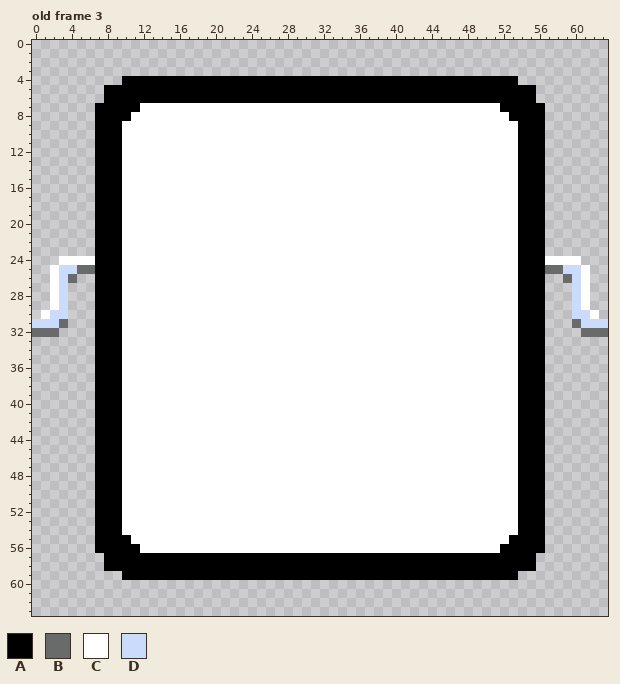
One commit to this pixel-art file: art/characters/spinner.aseprite. The picture above was drawn from the file before the commit.
64x64 pixels, 8 frames. Shown: old frame 3. The commit also changed other frames, which this record leaves out.
Palette (. is transparent): A #000000  B #696a6a  C #ffffff  D #cbdbfc
Pixels before, old frame 3 (only the part around the change), first column x 5:
 3 ...........................................................
 4 .....AAAAAAAAAAAAAAAAAAAAAAAAAAAAAAAAAAAAAAAAAAAA..........
 5 ...AAAAAAAAAAAAAAAAAAAAAAAAAAAAAAAAAAAAAAAAAAAAAAAA........
 6 ...AAAAAAAAAAAAAAAAAAAAAAAAAAAAAAAAAAAAAAAAAAAAAAAA........
 7 ..AAAAACCCCCCCCCCCCCCCCCCCCCCCCCCCCCCCCCCCCCCCCAAAAA.......
 8 ..AAAACCCCCCCCCCCCCCCCCCCCCCCCCCCCCCCCCCCCCCCCCCAAAA.......
 9 ..AAACCCCCCCCCCCCCCCCCCCCCCCCCCCCCCCCCCCCCCCCCCCCAAA.......
10 ..AAACCCCCCCCCCCCCCCCCCCCCCCCCCCCCCCCCCCCCCCCCCCCAAA.......
11 ..AAACCCCCCCCCCCCCCCCCCCCCCCCCCCCCCCCCCCCCCCCCCCCAAA.......
12 ..AAACCCCCCCCCCCCCCCCCCCCCCCCCCCCCCCCCCCCCCCCCCCCAAA.......
13 ..AAACCCCCCCCCCCCCCCCCCCCCCCCCCCCCCCCCCCCCCCCCCCCAAA.......
14 ..AAACCCCCCCCCCCCCCCCCCCCCCCCCCCCCCCCCCCCCCCCCCCCAAA.......
15 ..AAACCCCCCCCCCCCCCCCCCCCCCCCCCCCCCCCCCCCCCCCCCCCAAA.......
16 ..AAACCCCCCCCCCCCCCCCCCCCCCCCCCCCCCCCCCCCCCCCCCCCAAA.......
17 ..AAACCCCCCCCCCCCCCCCCCCCCCCCCCCCCCCCCCCCCCCCCCCCAAA.......
18 ..AAACCCCCCCCCCCCCCCCCCCCCCCCCCCCCCCCCCCCCCCCCCCCAAA.......
19 ..AAACCCCCCCCCCCCCCCCCCCCCCCCCCCCCCCCCCCCCCCCCCCCAAA.......
20 ..AAACCCCCCCCCCCCCCCCCCCCCCCCCCCCCCCCCCCCCCCCCCCCAAA.......
21 ..AAACCCCCCCCCCCCCCCCCCCCCCCCCCCCCCCCCCCCCCCCCCCCAAA.......
22 ..AAACCCCCCCCCCCCCCCCCCCCCCCCCCCCCCCCCCCCCCCCCCCCAAA.......
23 ..AAACCCCCCCCCCCCCCCCCCCCCCCCCCCCCCCCCCCCCCCCCCCCAAA.......
24 CCAAACCCCCCCCCCCCCCCCCCCCCCCCCCCCCCCCCCCCCCCCCCCCAAACCCC...
25 BBAAACCCCCCCCCCCCCCCCCCCCCCCCCCCCCCCCCCCCCCCCCCCCAAABBDDC..
26 ..AAACCCCCCCCCCCCCCCCCCCCCCCCCCCCCCCCCCCCCCCCCCCCAAA..BDC..
27 ..AAACCCCCCCCCCCCCCCCCCCCCCCCCCCCCCCCCCCCCCCCCCCCAAA...DC..
28 ..AAACCCCCCCCCCCCCCCCCCCCCCCCCCCCCCCCCCCCCCCCCCCCAAA...DC..
29 ..AAACCCCCCCCCCCCCCCCCCCCCCCCCCCCCCCCCCCCCCCCCCCCAAA...DC..
30 ..AAACCCCCCCCCCCCCCCCCCCCCCCCCCCCCCCCCCCCCCCCCCCCAAA...DDC.
31 ..AAACCCCCCCCCCCCCCCCCCCCCCCCCCCCCCCCCCCCCCCCCCCCAAA...BDDD
32 ..AAACCCCCCCCCCCCCCCCCCCCCCCCCCCCCCCCCCCCCCCCCCCCAAA....BBB
33 ..AAACCCCCCCCCCCCCCCCCCCCCCCCCCCCCCCCCCCCCCCCCCCCAAA.......
34 ..AAACCCCCCCCCCCCCCCCCCCCCCCCCCCCCCCCCCCCCCCCCCCCAAA.......
35 ..AAACCCCCCCCCCCCCCCCCCCCCCCCCCCCCCCCCCCCCCCCCCCCAAA.......
36 ..AAACCCCCCCCCCCCCCCCCCCCCCCCCCCCCCCCCCCCCCCCCCCCAAA.......
37 ..AAACCCCCCCCCCCCCCCCCCCCCCCCCCCCCCCCCCCCCCCCCCCCAAA.......
38 ..AAACCCCCCCCCCCCCCCCCCCCCCCCCCCCCCCCCCCCCCCCCCCCAAA.......
39 ..AAACCCCCCCCCCCCCCCCCCCCCCCCCCCCCCCCCCCCCCCCCCCCAAA.......
40 ..AAACCCCCCCCCCCCCCCCCCCCCCCCCCCCCCCCCCCCCCCCCCCCAAA.......
41 ..AAACCCCCCCCCCCCCCCCCCCCCCCCCCCCCCCCCCCCCCCCCCCCAAA.......
42 ..AAACCCCCCCCCCCCCCCCCCCCCCCCCCCCCCCCCCCCCCCCCCCCAAA.......
43 ..AAACCCCCCCCCCCCCCCCCCCCCCCCCCCCCCCCCCCCCCCCCCCCAAA.......
44 ..AAACCCCCCCCCCCCCCCCCCCCCCCCCCCCCCCCCCCCCCCCCCCCAAA.......
45 ..AAACCCCCCCCCCCCCCCCCCCCCCCCCCCCCCCCCCCCCCCCCCCCAAA.......
46 ..AAACCCCCCCCCCCCCCCCCCCCCCCCCCCCCCCCCCCCCCCCCCCCAAA.......
47 ..AAACCCCCCCCCCCCCCCCCCCCCCCCCCCCCCCCCCCCCCCCCCCCAAA.......
48 ..AAACCCCCCCCCCCCCCCCCCCCCCCCCCCCCCCCCCCCCCCCCCCCAAA.......
49 ..AAACCCCCCCCCCCCCCCCCCCCCCCCCCCCCCCCCCCCCCCCCCCCAAA.......
50 ..AAACCCCCCCCCCCCCCCCCCCCCCCCCCCCCCCCCCCCCCCCCCCCAAA.......
51 ..AAACCCCCCCCCCCCCCCCCCCCCCCCCCCCCCCCCCCCCCCCCCCCAAA.......
52 ..AAACCCCCCCCCCCCCCCCCCCCCCCCCCCCCCCCCCCCCCCCCCCCAAA.......
53 ..AAACCCCCCCCCCCCCCCCCCCCCCCCCCCCCCCCCCCCCCCCCCCCAAA.......
54 ..AAACCCCCCCCCCCCCCCCCCCCCCCCCCCCCCCCCCCCCCCCCCCCAAA.......
55 ..AAAACCCCCCCCCCCCCCCCCCCCCCCCCCCCCCCCCCCCCCCCCCAAAA.......
56 ..AAAAACCCCCCCCCCCCCCCCCCCCCCCCCCCCCCCCCCCCCCCCAAAAA.......
57 ...AAAAAAAAAAAAAAAAAAAAAAAAAAAAAAAAAAAAAAAAAAAAAAAA........
58 ...AAAAAAAAAAAAAAAAAAAAAAAAAAAAAAAAAAAAAAAAAAAAAAAA........
59 .....AAAAAAAAAAAAAAAAAAAAAAAAAAAAAAAAAAAAAAAAAAAA..........
60 ...........................................................
61 ...........................................................
62 ...........................................................
And afterwards:
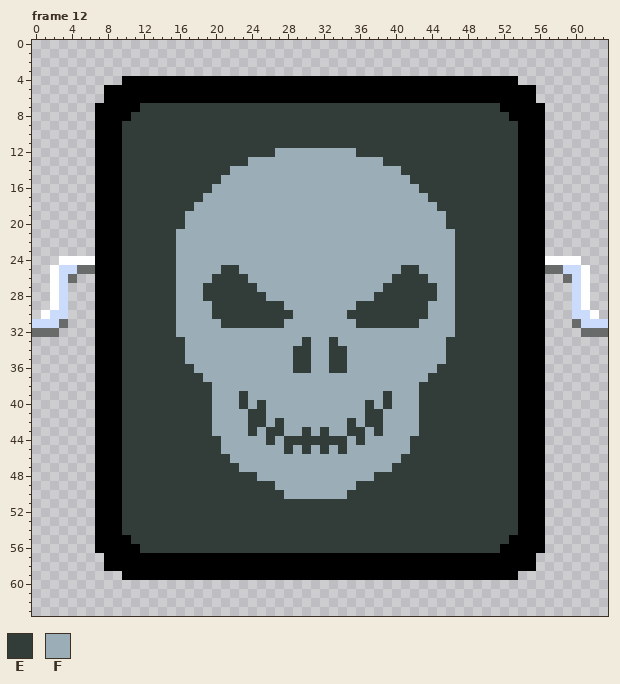
Colours new in this view: E #323c39  F #9badb7
A new or re-ordered frame is compared with the old frame closest to it.
The edit:
frames 8 -> 17
Changed rows in their new state; - is an unchanged pixel.
Frame 12 is new; against old frame 3:
first column x 10:
 7 --EEEEEEEEEEEEEEEEEEEEEEEEEEEEEEEEEEEEEEEE--
 8 -EEEEEEEEEEEEEEEEEEEEEEEEEEEEEEEEEEEEEEEEEE-
 9 EEEEEEEEEEEEEEEEEEEEEEEEEEEEEEEEEEEEEEEEEEEE
10 EEEEEEEEEEEEEEEEEEEEEEEEEEEEEEEEEEEEEEEEEEEE
11 EEEEEEEEEEEEEEEEEEEEEEEEEEEEEEEEEEEEEEEEEEEE
12 EEEEEEEEEEEEEEEEEFFFFFFFFFEEEEEEEEEEEEEEEEEE
13 EEEEEEEEEEEEEEFFFFFFFFFFFFFFFEEEEEEEEEEEEEEE
14 EEEEEEEEEEEEFFFFFFFFFFFFFFFFFFFEEEEEEEEEEEEE
15 EEEEEEEEEEEFFFFFFFFFFFFFFFFFFFFFEEEEEEEEEEEE
16 EEEEEEEEEEFFFFFFFFFFFFFFFFFFFFFFFEEEEEEEEEEE
17 EEEEEEEEEFFFFFFFFFFFFFFFFFFFFFFFFFEEEEEEEEEE
18 EEEEEEEEFFFFFFFFFFFFFFFFFFFFFFFFFFFEEEEEEEEE
19 EEEEEEEFFFFFFFFFFFFFFFFFFFFFFFFFFFFFEEEEEEEE
20 EEEEEEEFFFFFFFFFFFFFFFFFFFFFFFFFFFFFEEEEEEEE
21 EEEEEEFFFFFFFFFFFFFFFFFFFFFFFFFFFFFFFEEEEEEE
22 EEEEEEFFFFFFFFFFFFFFFFFFFFFFFFFFFFFFFEEEEEEE
23 EEEEEEFFFFFFFFFFFFFFFFFFFFFFFFFFFFFFFEEEEEEE
24 EEEEEEFFFFFFFFFFFFFFFFFFFFFFFFFFFFFFFEEEEEEE
25 EEEEEEFFFFFEEFFFFFFFFFFFFFFFFFFEEFFFFEEEEEEE
26 EEEEEEFFFFEEEEFFFFFFFFFFFFFFFFEEEEFFFEEEEEEE
27 EEEEEEFFFEEEEEEFFFFFFFFFFFFFFEEEEEEFFEEEEEEE
28 EEEEEEFFFEEEEEEEFFFFFFFFFFFFEEEEEEEFFEEEEEEE
29 EEEEEEFFFFEEEEEEEEFFFFFFFFEEEEEEEEFFFEEEEEEE
30 EEEEEEFFFFEEEEEEEEEFFFFFFEEEEEEEEEFFFEEEEEEE
31 EEEEEEFFFFFEEEEEEEFFFFFFFFEEEEEEEFFFFEEEEEEE
32 EEEEEEFFFFFFFFFFFFFFFFFFFFFFFFFFFFFFFEEEEEEE
33 EEEEEEEFFFFFFFFFFFFFEFFEFFFFFFFFFFFFEEEEEEEE
34 EEEEEEEFFFFFFFFFFFFEEFFEEFFFFFFFFFFFEEEEEEEE
35 EEEEEEEFFFFFFFFFFFFEEFFEEFFFFFFFFFFFEEEEEEEE
36 EEEEEEEEFFFFFFFFFFFEEFFEEFFFFFFFFFFEEEEEEEEE
37 EEEEEEEEEFFFFFFFFFFFFFFFFFFFFFFFFFEEEEEEEEEE
38 EEEEEEEEEEFFFFFFFFFFFFFFFFFFFFFFFEEEEEEEEEEE
39 EEEEEEEEEEFFFEFFFFFFFFFFFFFFFEFFFEEEEEEEEEEE
40 EEEEEEEEEEFFFEFEFFFFFFFFFFFEFEFFFEEEEEEEEEEE
41 EEEEEEEEEEFFFFEEFFFFFFFFFFFEEFFFFEEEEEEEEEEE
42 EEEEEEEEEEFFFFEEFEFFFFFFFEFEEFFFFEEEEEEEEEEE
43 EEEEEEEEEEFFFFEFEEFFEFEFFEEFEFFFFEEEEEEEEEEE
44 EEEEEEEEEEEFFFFFEFEEEEEEEFEFFFFFEEEEEEEEEEEE
45 EEEEEEEEEEEFFFFFFFEFEFEFEFFFFFFFEEEEEEEEEEEE
46 EEEEEEEEEEEEFFFFFFFFFFFFFFFFFFFEEEEEEEEEEEEE
47 EEEEEEEEEEEEEFFFFFFFFFFFFFFFFFEEEEEEEEEEEEEE
48 EEEEEEEEEEEEEEEFFFFFFFFFFFFFEEEEEEEEEEEEEEEE
49 EEEEEEEEEEEEEEEEEFFFFFFFFFEEEEEEEEEEEEEEEEEE
50 EEEEEEEEEEEEEEEEEEFFFFFFFEEEEEEEEEEEEEEEEEEE
51 EEEEEEEEEEEEEEEEEEEEEEEEEEEEEEEEEEEEEEEEEEEE
52 EEEEEEEEEEEEEEEEEEEEEEEEEEEEEEEEEEEEEEEEEEEE
53 EEEEEEEEEEEEEEEEEEEEEEEEEEEEEEEEEEEEEEEEEEEE
54 EEEEEEEEEEEEEEEEEEEEEEEEEEEEEEEEEEEEEEEEEEEE
55 -EEEEEEEEEEEEEEEEEEEEEEEEEEEEEEEEEEEEEEEEEE-
56 --EEEEEEEEEEEEEEEEEEEEEEEEEEEEEEEEEEEEEEEE--
Pixel boxes of the changes (left, top, right, bottom) in both pictures:
changed: (122, 103, 518, 553)
